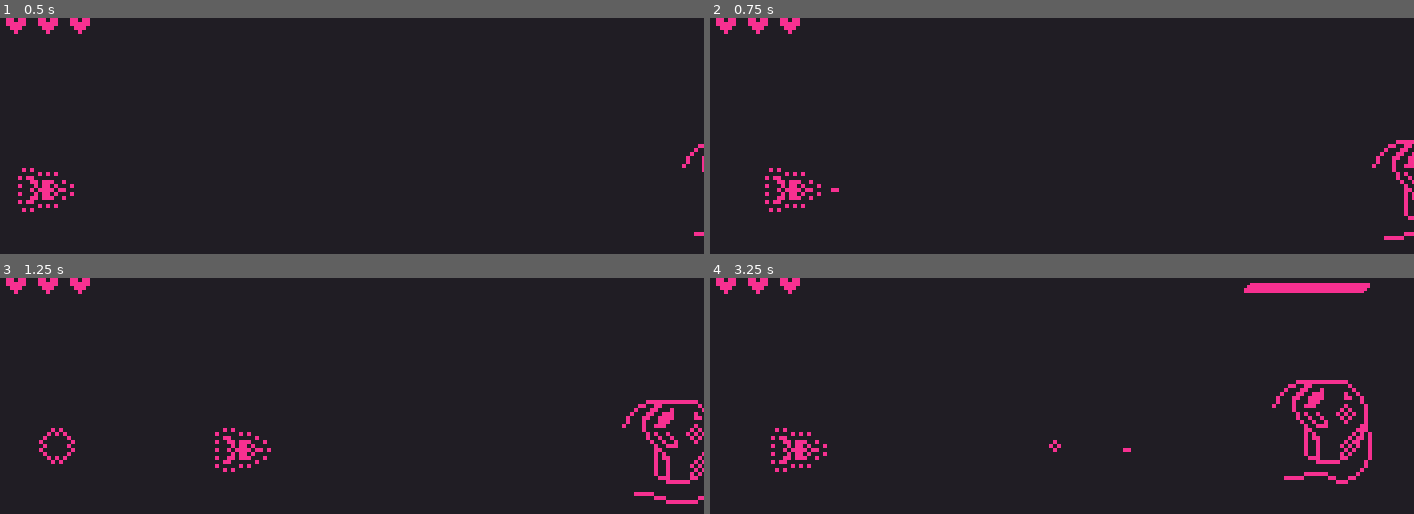
Above: before the commit, frames 1-4 (two rows, left to right).
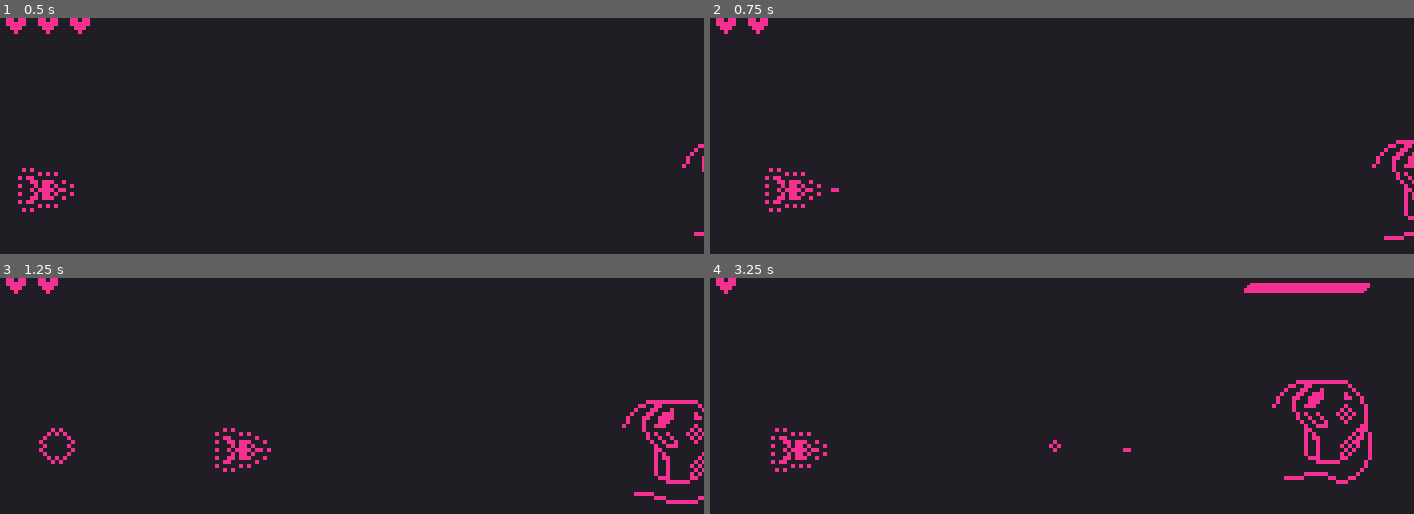
Above: after the commit, the same moments.

Repository: victor-romero-martinez/space-umpact
Game: Godot game, scene res://test/test_room.tscn
Same seed, same stepped clock (60 frames per second), same inputs: the game is played once before the commit and once after it. This scene is started directly instead of the project's main scene.
Inputs:
- Up to frame 1 (0.5 s): no input
- Up to frame 2 (0.75 s): tap Enter (ui_accept) at 0.5 s; hold Right (ui_right) from 0.53 s (still down)
- Up to frame 3 (1.25 s): keep holding Right (ui_right); tap Enter (ui_accept) at 0.77 s
- Up to frame 4 (3.25 s): tap Enter (ui_accept) at 1.52, 3.02 s; release Right (ui_right) at 2.03 s; hold Left (ui_left) 2.03-2.78 s; hold Right (ui_right) from 2.78 s (still down)

Frame 1 is identical in both runs. In frame 2, 0.1% of the frame differs, in the area x 9-13%, y 0-7%; in frame 3, 0.1%; in frame 4, 0.3%, in the area x 5-13%, y 0-7%.

Commit message:
add: attack state

Diff:
--- a/levels/level_1/boss_chunk.tscn
+++ b/levels/level_1/boss_chunk.tscn
@@ -7,15 +7,18 @@
 [ext_resource type="Script" path="res://scripts/state/move_left.gd" id="3_t1oet"]
 [ext_resource type="Script" path="res://scripts/state/move_down.gd" id="4_ssmxr"]
 [ext_resource type="Script" path="res://scripts/state/dead_boss.gd" id="6_oiw3h"]
+[ext_resource type="Script" path="res://scripts/state/shots.gd" id="7_nebfx"]
+[ext_resource type="PackedScene" uid="uid://cwj4d2ay65k5w" path="res://scenes/utilities/bullet.tscn" id="8_6cfwa"]
 
 [node name="BossChunk" type="Node2D"]
 
-[node name="Boss1" parent="." node_paths=PackedStringArray("fsm", "move_down", "move_up", "move_left", "dead_move") instance=ExtResource("1_6kwli")]
+[node name="Boss1" parent="." node_paths=PackedStringArray("fsm", "move_down", "move_up", "move_left", "attack", "dead_move") instance=ExtResource("1_6kwli")]
 position = Vector2(385, 87)
 fsm = NodePath("EnemyStateMachine")
 move_down = NodePath("EnemyStateMachine/EnemyMoveDown")
 move_up = NodePath("EnemyStateMachine/EnemyMoveUp")
 move_left = NodePath("EnemyStateMachine/EnemyMoveLeft")
+attack = NodePath("EnemyStateMachine/EnemyShots")
 dead_move = NodePath("EnemyStateMachine/DeadBoss")
 
 [node name="EnemyStateMachine" type="Node" parent="Boss1" node_paths=PackedStringArray("state")]
@@ -41,6 +44,11 @@
 script = ExtResource("6_oiw3h")
 actor = NodePath("../..")
 
+[node name="EnemyShots" type="Node" parent="Boss1/EnemyStateMachine" node_paths=PackedStringArray("actor")]
+script = ExtResource("7_nebfx")
+actor = NodePath("../..")
+bullet_scene = ExtResource("8_6cfwa")
+
 [node name="HealthFinalPos" type="Marker2D" parent="."]
 position = Vector2(264, 9.53674e-07)
 
--- a/levels/level_2/bosss_chunk.tscn
+++ b/levels/level_2/bosss_chunk.tscn
@@ -7,6 +7,8 @@
 [ext_resource type="Script" path="res://scripts/state/move_up.gd" id="5_aaos2"]
 [ext_resource type="Script" path="res://scripts/state/move_left.gd" id="6_dn64y"]
 [ext_resource type="Script" path="res://scripts/state/dead_boss.gd" id="7_560to"]
+[ext_resource type="Script" path="res://scripts/state/shots.gd" id="8_0dhmd"]
+[ext_resource type="PackedScene" uid="uid://cwj4d2ay65k5w" path="res://scenes/utilities/bullet.tscn" id="9_qv2no"]
 
 [node name="BosssChunk" type="Node2D"]
 metadata/_edit_lock_ = true
@@ -20,14 +22,14 @@
 pos_in_game = NodePath("../HealthFinalPos")
 metadata/_edit_lock_ = true
 
-[node name="Boss1" parent="." node_paths=PackedStringArray("fsm", "move_down", "move_up", "move_left", "dead_move") instance=ExtResource("2_o4mp2")]
+[node name="Boss1" parent="." node_paths=PackedStringArray("fsm", "move_down", "move_up", "move_left", "attack", "dead_move") instance=ExtResource("2_o4mp2")]
 position = Vector2(371, 81)
 health = 80
-timer_shots = 2.0
 fsm = NodePath("EnemyStateMachine")
 move_down = NodePath("EnemyStateMachine/EnemyMoveDown")
 move_up = NodePath("EnemyStateMachine/EnemyMoveUp")
 move_left = NodePath("EnemyStateMachine/EnemyMoveLeft")
+attack = NodePath("EnemyStateMachine/EnemyShots")
 dead_move = NodePath("EnemyStateMachine/DeadBoss")
 metadata/_edit_lock_ = true
 
@@ -53,3 +55,8 @@
 [node name="DeadBoss" type="Node" parent="Boss1/EnemyStateMachine" node_paths=PackedStringArray("actor")]
 script = ExtResource("7_560to")
 actor = NodePath("../..")
+
+[node name="EnemyShots" type="Node" parent="Boss1/EnemyStateMachine" node_paths=PackedStringArray("actor")]
+script = ExtResource("8_0dhmd")
+actor = NodePath("../..")
+bullet_scene = ExtResource("9_qv2no")
--- a/scripts/enemy/boss.gd
+++ b/scripts/enemy/boss.gd
@@ -4,28 +4,28 @@
 
 @export var health: int = 60
 @export var speed: float = 8.0
-@export var bullet_scene: PackedScene
 ## time elapsed between shots
-@export var timer_shots: float = 4.0
+@export var timer_attack: float = 4.0
 @export var explotion_scene: PackedScene
-@export_category('Movement')
+@export_category('State')
 @export var fsm: EnemyStateMachine
 @export var move_down: EnemyMoveDown
 @export var move_up: EnemyMoveUp
 @export var move_left: EnemyMoveLeft
+@export var attack: EnemyAttack
 @export var dead_move: DeadBoss
 
 
 @onready var global = Global
 
-var spetial_timer: Timer
+var _spetial_timer: Timer
 
 func _ready():
 	if fsm and move_down and move_up and move_left:
 		move_left.end_move_left.connect(fsm.change_state.bind(move_up))
 		move_down.end_move_down.connect(fsm.change_state.bind(move_up))
 		move_up.end_move_up.connect(fsm.change_state.bind(move_down))
-		connect('defeated', make_boom)
+		connect('defeated', _make_boom)
 		connect('activate_fight', _make_time)
 
 	$AnimatedSprite2D.play("default")
@@ -37,35 +37,20 @@
 		on_viewport.emit()
 
 
-func _make_bullets():
-	var rand_y = randf_range(-8, 8) #y = -2
-	var g_position = global_position
-	g_position.x -= 16.0
-	g_position.y += rand_y
+# timer attack
+func _make_time():
+	_spetial_timer = Timer.new()
+	add_child(_spetial_timer)
+	_spetial_timer.one_shot = false
+	_spetial_timer.wait_time = timer_attack # this is 2.0s
+	_spetial_timer.connect('timeout', Callable(self, '_on_special_action'))
+	_spetial_timer.start()
 
-	var bullet = bullet_scene.instantiate()
-	bullet.position = g_position
-	bullet.go_negative()
-
-	add_sibling(bullet)
-
-
-func _make_time():
-	spetial_timer = Timer.new()
-	add_child(spetial_timer)
-	spetial_timer.one_shot = false
-	spetial_timer.wait_time = timer_shots # this is 2.0s
-	spetial_timer.connect('timeout', Callable(self, '_on_special_action'))
-	spetial_timer.start()
-
-
-# TODO: tal vez lo cambie a un estado
+# attack
 func _on_special_action():
-	if global.defeated_boss:
-		spetial_timer.stop()
-	else:
-		_make_bullets()
-
+	var last_state = fsm.current_state()
+	fsm.change_state(attack)
+	fsm.change_state(last_state)
 
 func _rand_explotion():
 	var rand_position_x = randf_range(-12.0, 12.0)
@@ -76,10 +61,10 @@
 	add_sibling(boom)
 
 
-func make_boom():
+func _make_boom():
 	global.defeated_boss = true
+	_spetial_timer.stop()
 	%ExploitTrigger.start()
-	print('bos')
 
 	if dead_move:
 		# ATTENTION: Disconnect move_down signal to avoid state inconsistency
--- /dev/null
+++ b/scripts/state/enemy_attack.gd
@@ -0,0 +1,3 @@
+extends State
+## Attack state
+class_name EnemyAttack
--- a/scripts/state/enemy_fsm.gd
+++ b/scripts/state/enemy_fsm.gd
@@ -5,13 +5,20 @@
 
 @export var state: State
 
+
 func _ready():
 	change_state(state)
 
 
+## Set new state
 func change_state(new_state: State):
 	if state is State:
 		state.exit_state()
 
 	new_state.enter_state()
 	state = new_state
+
+
+## Actual state
+func current_state() -> State:
+	return state
--- /dev/null
+++ b/scripts/state/shots.gd
@@ -0,0 +1,41 @@
+extends EnemyAttack
+## Enemy attack by bullet
+class_name EnemyShots
+
+signal end_shot
+
+
+@export var actor: Enemy
+@export var bullet_scene: PackedScene
+
+var _initial: float
+
+func _ready():
+	set_physics_process(false)
+	actor.on_viewport.connect(active_physics)
+
+
+func enter_state():
+	set_physics_process(true)
+	_initial = actor.global_position.x
+
+	var rand_y = randf_range(-8, 8) #y = -2
+	var g_position = actor.global_position
+	g_position.x -= 16.0
+	g_position.y += rand_y
+
+	var bullet = bullet_scene.instantiate()
+	bullet.position = g_position
+	bullet.go_negative()
+
+	actor.add_sibling(bullet)
+
+	end_shot.emit()
+
+
+func exite_state():
+	set_physics_process(false)
+
+
+func active_physics():
+	set_physics_process(true)
--- a/test/test_room.tscn
+++ b/test/test_room.tscn
@@ -48,4 +48,5 @@
 [node name="BossChunk" parent="." instance=ExtResource("5_7qg75")]
 metadata/_edit_lock_ = true
 
+[connection signal="hit" from="Player/Player" to="Hud/HudHealth" method="_on_player_hit"]
 [connection signal="resume" from="MenuPause" to="." method="_on_menu_pause_resume"]
Not shown: 1 places in levels/level_1/boss_chunk.tscn that only renumber resources
Not shown: 1 places in levels/level_2/bosss_chunk.tscn that only renumber resources
